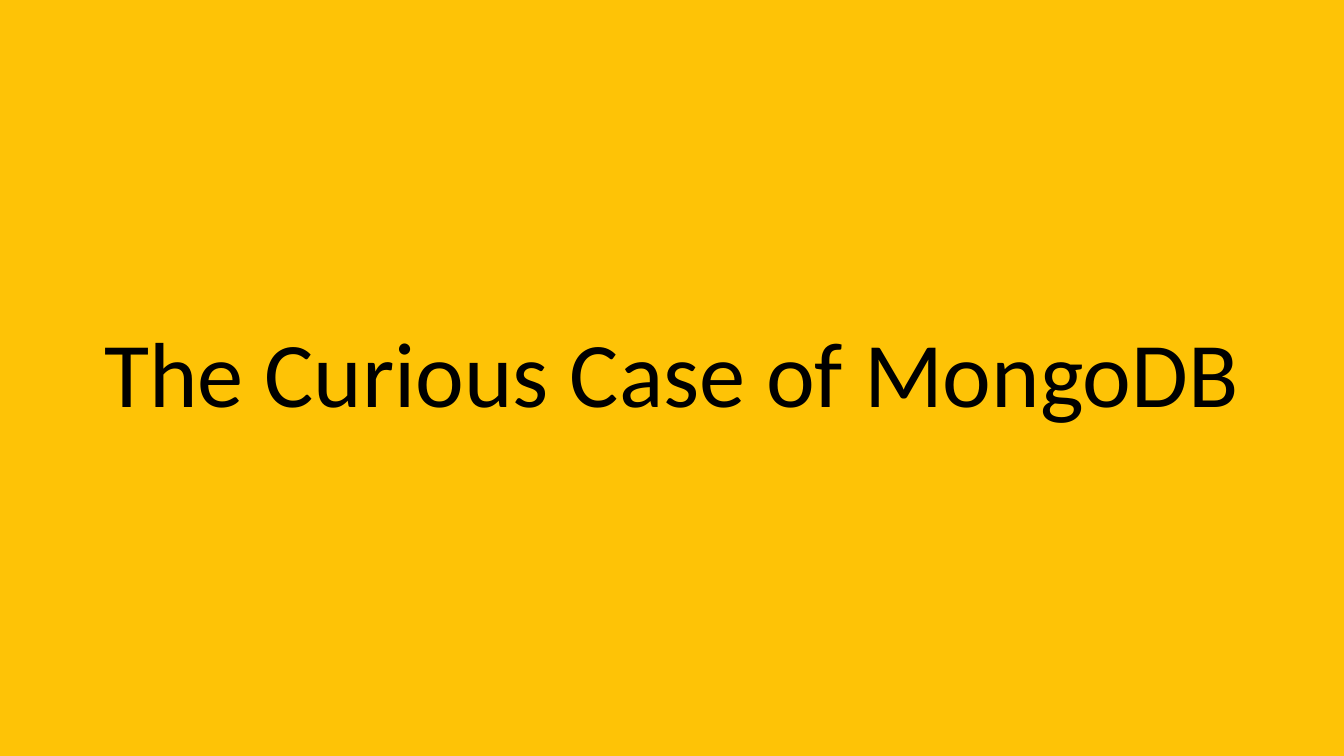
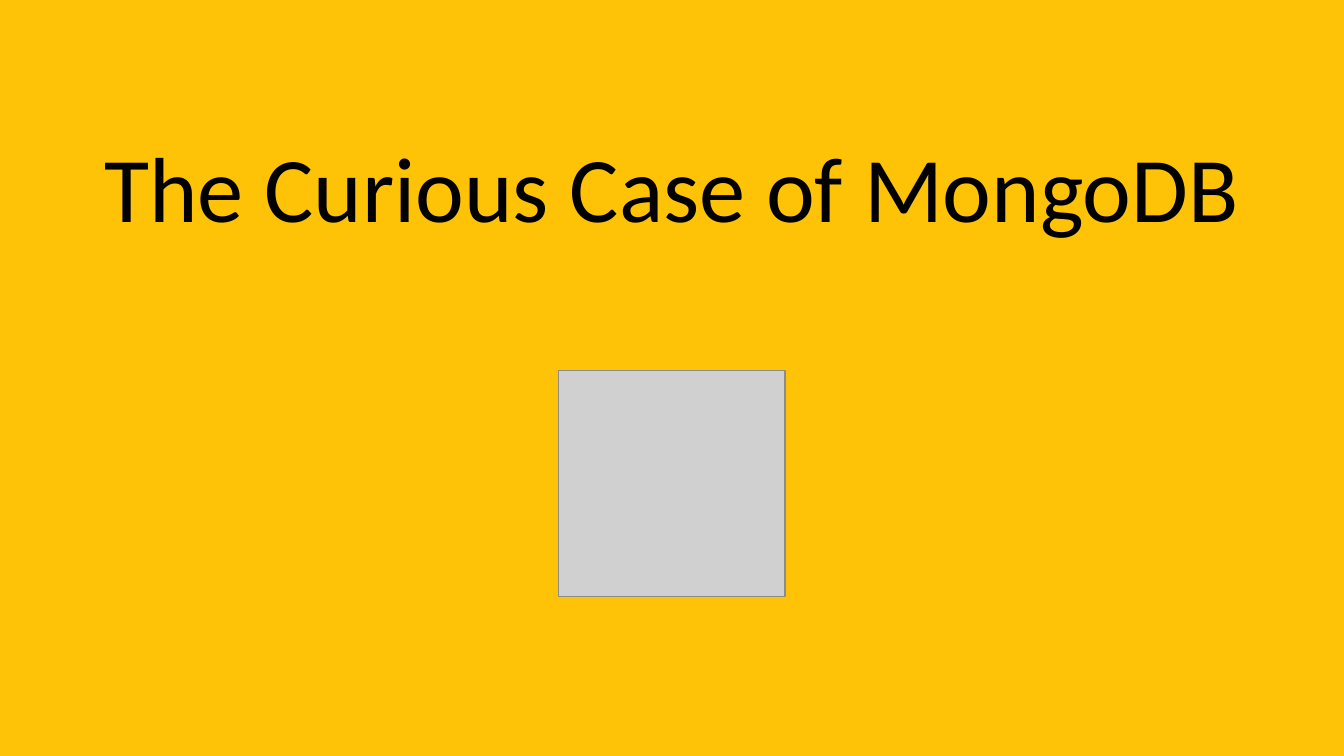
Before and after one commit to davidaayers/comm-and-doc-arch-decisions, a slide deck: slide 5 of comm-and-doc-arch-decisions.pptx. Drawn at 1344x756 pixels with LibreOffice and Linux fonts; fonts in the diff are those of the drawing; grey boxes stand for pictures. Boxes give left, top, right and bottom in pixels: in the first picture for what was removed or moved away, otherwise in the second. Text is boxed around its words. In the diff, an @@ line names an element or a change of style, - is before the commit and + after.

```diff
--- a/comm-and-doc-arch-decisions.pptx
+++ b/comm-and-doc-arch-decisions.pptx
@@ title "The Curious Case of MongoDB": place and size @@
-title "The Curious Case of MongoDB" at (104, 343, 1239, 423)
+title "The Curious Case of MongoDB" at (104, 158, 1239, 238)
@@ picture added at (560, 371, 785, 597) @@
```
Also in this commit, not shown: 14 other slides changed, 1 slide removed.
